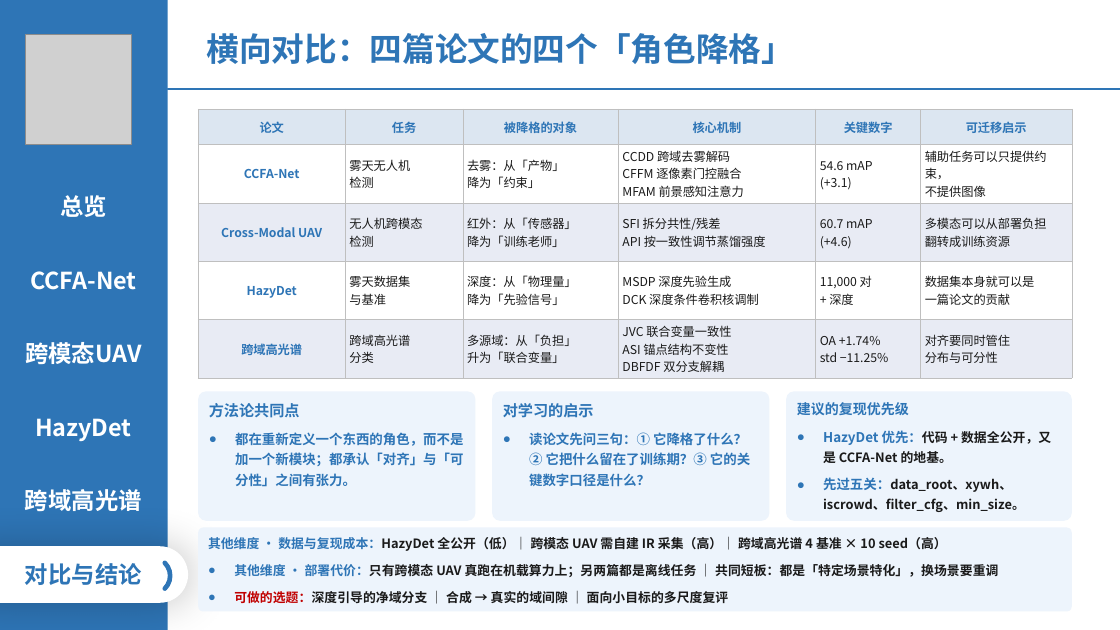
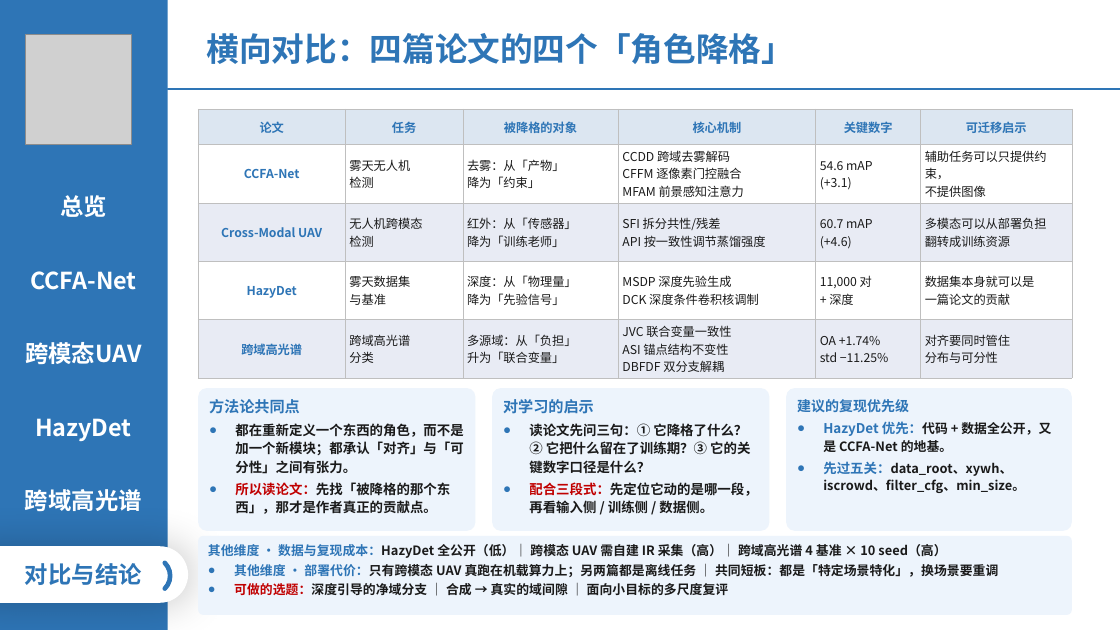
Before and after one commit to 139876/paper-notes, a slide deck: slide 16 of 论文精读/3-HazyDet精读/附件/四篇论文-组会汇报.pptx. Drawn at 1120x630 pixels with LibreOffice and Linux fonts; fonts in the diff are those of the drawing; grey boxes stand for pictures. Boxes give left, top, right and bottom in pixels: in the first picture for what was removed or moved away, otherwise in the second. Text is boxed around its words. In the diff, an @@ line names an element or a change of style, - is before the commit and + after.

```diff
--- a/论文精读/3-HazyDet精读/附件/四篇论文-组会汇报.pptx
+++ b/论文精读/3-HazyDet精读/附件/四篇论文-组会汇报.pptx
@@ rounded rectangle "方法论共同点": place and size @@
-rounded rectangle "方法论共同点" at [198,392,476,521]
+rounded rectangle "方法论共同点" at [198,388,476,531]
@@ rounded rectangle "对学习的启示": place and size @@
-rounded rectangle "对学习的启示" at [492,392,770,521]
+rounded rectangle "对学习的启示" at [492,388,770,531]
@@ rounded rectangle "建议的复现优先级": place and size @@
-rounded rectangle "建议的复现优先级" at [786,392,1072,521]
+rounded rectangle "建议的复现优先级" at [786,388,1072,531]
@@ rounded rectangle "建议的复现优先级" at [786,388,1072,531]: line spacing 1.18 to 1.15; more space between paragraphs; line spacing 1.28 to 1.15; less space between paragraphs @@
@@ text in rounded rectangle at [209,399,463,474]: text colour #2E75B6 to #1A1A1A in "都在重新定义一个东西的角色，而不是加一个新模块；都承认「对齐」与「可分性」之间有张力。"; line spacing 1.18 to 1.15; more space between paragraphs; line spacing 1.28 to 1.15; less space between paragraphs @@
@@ text in rounded rectangle at [503,399,750,474]: text colour #2E75B6 to #1A1A1A in "读论文先问三句：① 它降格了什么？② 它把什么留在了训练期？③ 它的关键数字口径是什么？"; line spacing 1.18 to 1.15; more space between paragraphs; line spacing 1.28 to 1.15; less space between paragraphs @@
@@ text in rounded rectangle at [235,482,450,514]: paragraph added @@
+● 所以读论文：先找「被降格的那个东西」，那才是作者真正的贡献点。
@@ text in rounded rectangle at [529,482,757,516]: paragraph added @@
+● 配合三段式：先定位它动的是哪一段，再看输入侧 / 训练侧 / 数据侧。
@@ rounded rectangle "其他维度 · 数据与复现成本：HazyDet 全公开（低）｜ 跨模态 ...": place and size @@
-rounded rectangle "其他维度 · 数据与复现成本：HazyDet 全公开（低）｜ 跨模态 ..." at [198,528,1072,612]
+rounded rectangle "其他维度 · 数据与复现成本：HazyDet 全公开（低）｜ 跨模态 ..." at [198,536,1072,615]
@@ rounded rectangle "其他维度 · 数据与复现成本：HazyDet 全公开（低）｜ 跨模态 ..." at [198,536,1072,615]: line spacing 1.18 to 1.1; more space between paragraphs; line spacing 1.28 to 1.1; less space between paragraphs @@
```
Also in this commit, not shown: 7 other slides changed.
